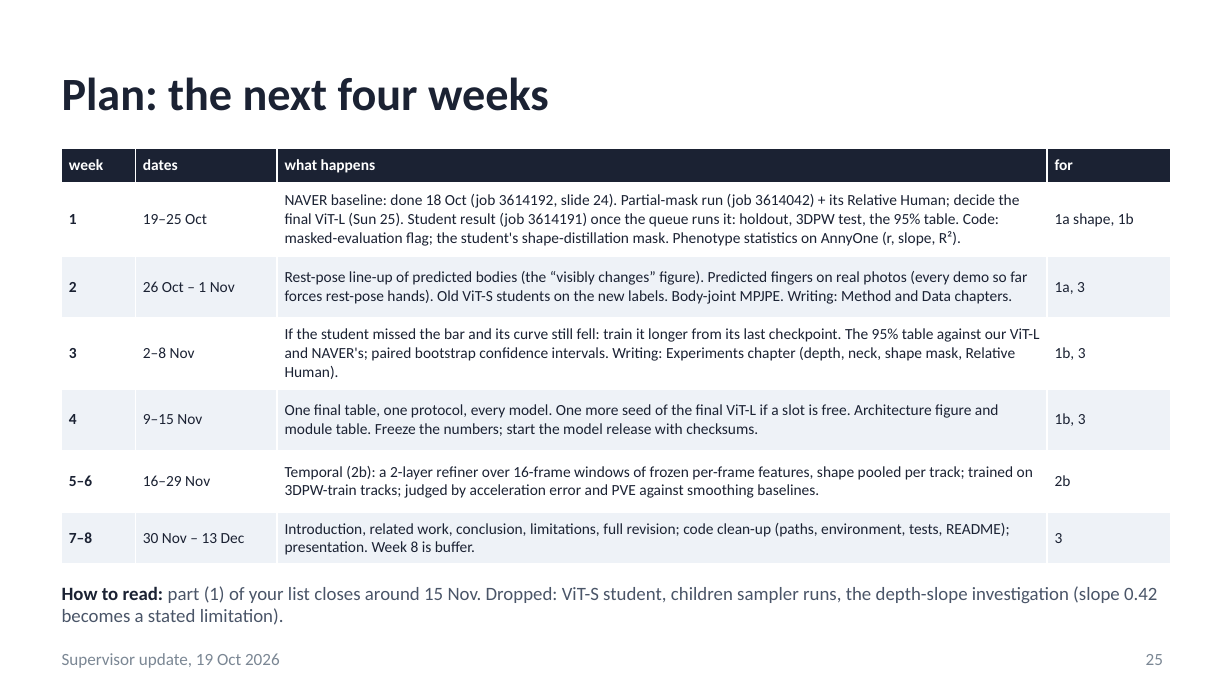
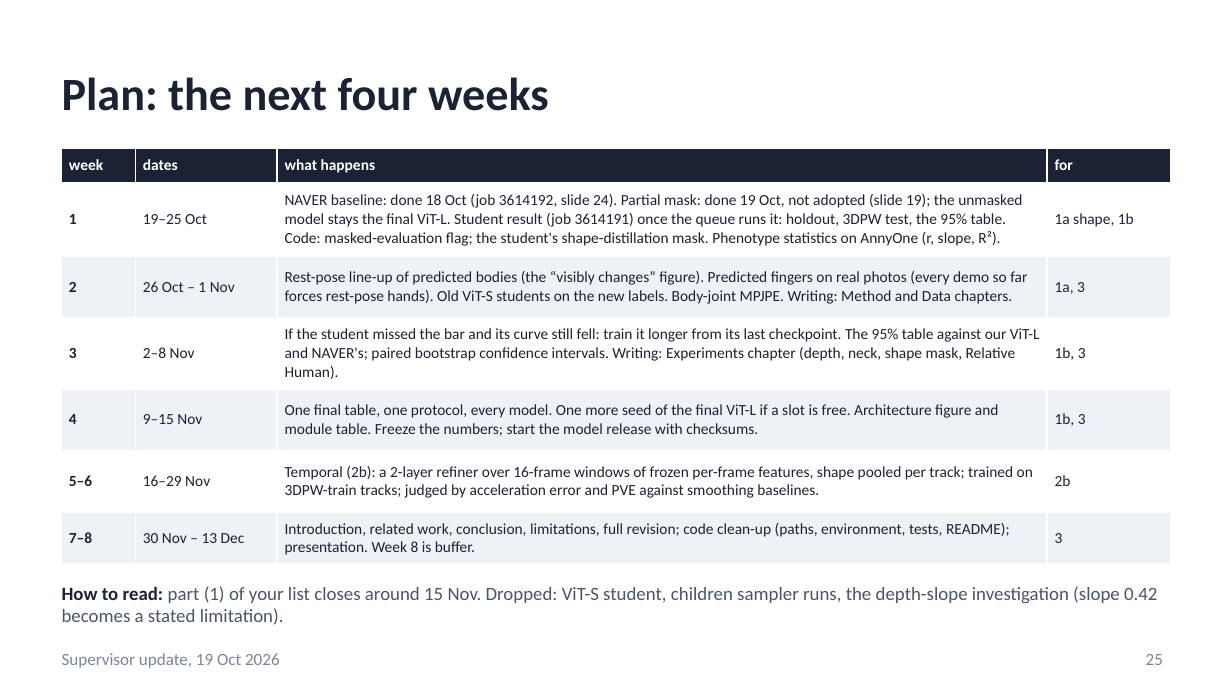
Before and after one commit to saadnajib/Multi-Person-Whole-Body-Human-Mesh-Recovery-in-a-Single-Shot-with-Annyone-dataset-and-3dpw-dataset, a slide deck: slide 25 of docs/supervisor_update_2026-10-19.pptx. Drawn at 1232x693 pixels with LibreOffice and Linux fonts; fonts in the diff are those of the drawing. Boxes give left, top, right and bottom in pixels: in the first picture for what was removed or moved away, otherwise in the second. Text is boxed around its words. In the diff, an @@ line names an element or a change of style, - is before the commit and + after.

```diff
--- a/docs/supervisor_update_2026-10-19.pptx
+++ b/docs/supervisor_update_2026-10-19.pptx
@@ table at (x1=62, y1=148, x2=1170, y2=559) @@
-row 2, column 3: NAVER baseline: done 18 Oct (job 3614192, slide 24). Partial-mask run (job 3614042) + its Relative Human; decide the final ViT-L (Sun 25). Student result (job 3614191) once the queue runs it: holdout, 3DPW test, the 95% table. Code: masked-evaluation flag; the student's shape-distillation mask. Phenotype statistics on AnnyOne (r, slope, R²).
+row 2, column 3: NAVER baseline: done 18 Oct (job 3614192, slide 24). Partial mask: done 19 Oct, not adopted (slide 19); the unmasked model stays the final ViT-L. Student result (job 3614191) once the queue runs it: holdout, 3DPW test, the 95% table. Code: masked-evaluation flag; the student's shape-distillation mask. Phenotype statistics on AnnyOne (r, slope, R²).
```
Also in this commit, not shown: 3 other slides changed, 21 other files.
